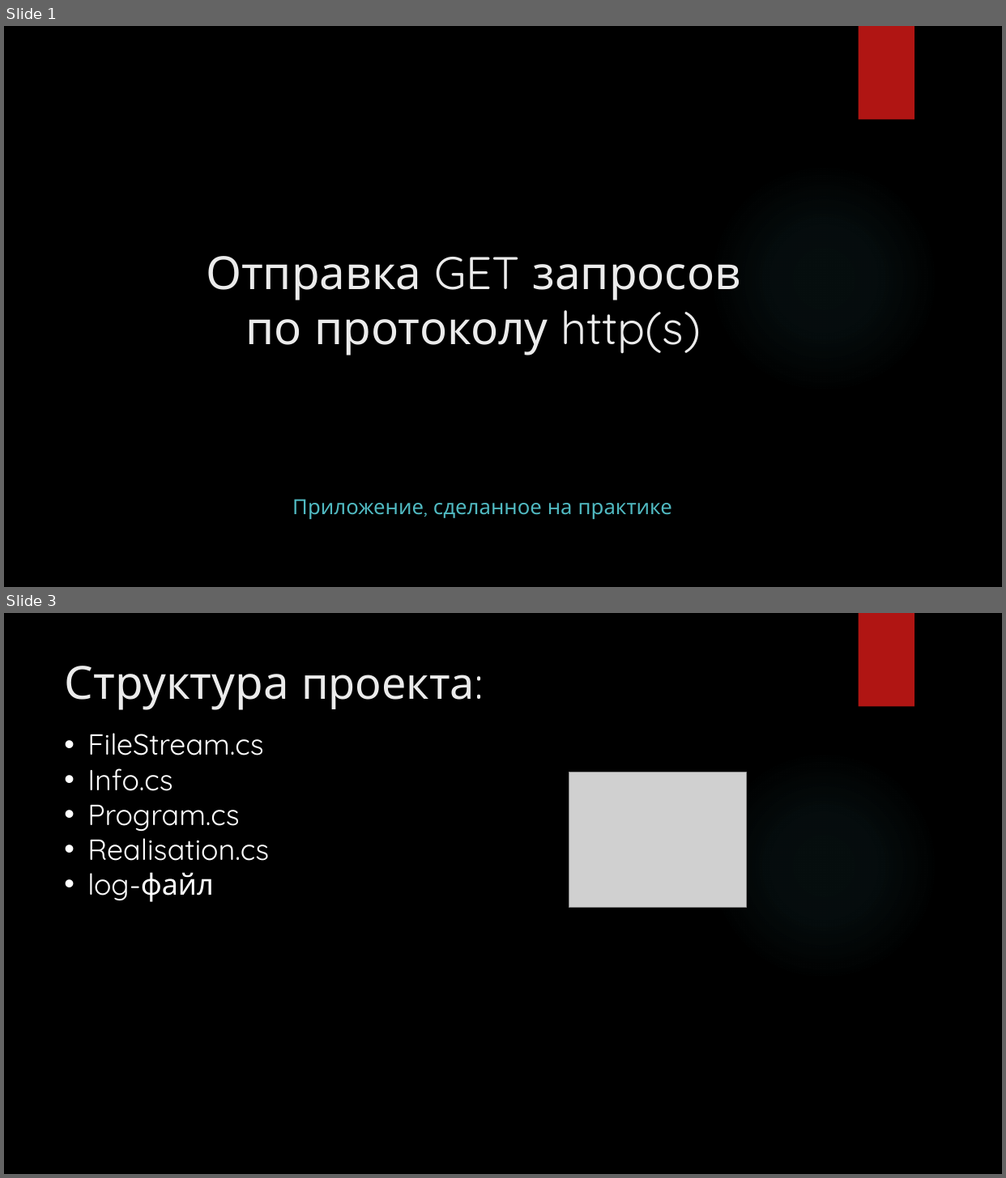
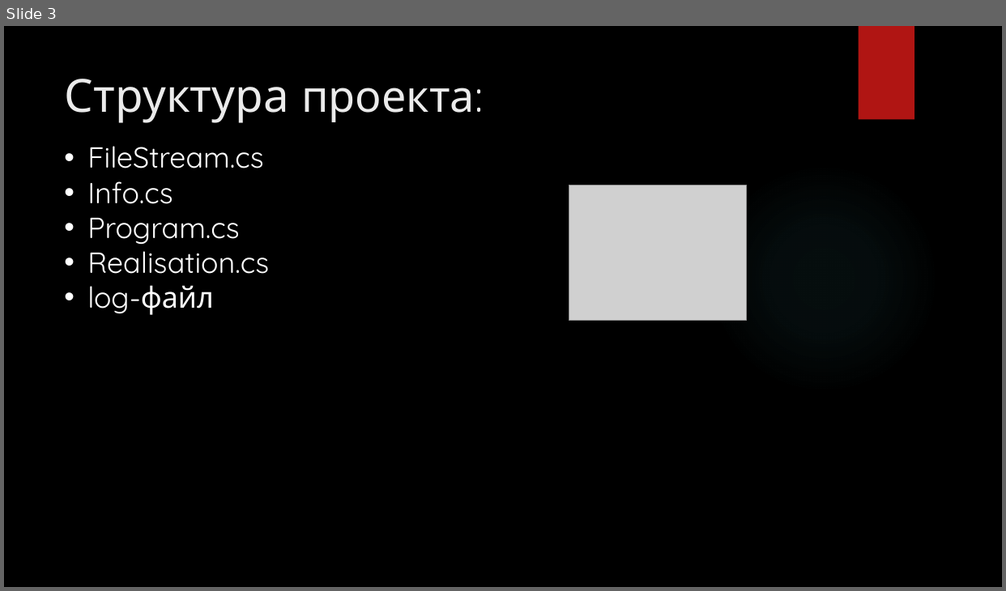
Before and after one commit to T0person/Practic, a slide deck: Практика.pptx. Shown one above the other, each under a label of ours: slides 1 and 3 before the commit, slide 3 after it; the slides between them are not shown. The pictures are 1006x1178 and 1006x591 pixels, drawn with LibreOffice and Linux fonts; fonts in the diff are those of the drawing; grey boxes stand for pictures; background and template pictures are left out. Boxes give left, top, right and bottom in pixels: in the first picture for what was removed or moved away, otherwise in the second. Text is boxed around its words. In the diff, an @@ line names an element or a change of style, - is before the commit and + after.

```diff
--- a/Практика.pptx
+++ b/Практика.pptx
@@ slide 1 removed at [4, 26, 1002, 587], background picture (left out); not listed: 2 template elements that a slide beside it also shows @@
@@ title removed at [206, 256, 740, 356] @@
-Отправка GET запросов по протоколу http(s)
@@ text removed at [292, 499, 672, 519] @@
-Приложение, сделанное на практике
```
Also in this commit, not shown: 1 slide changed, 12 slides added.
